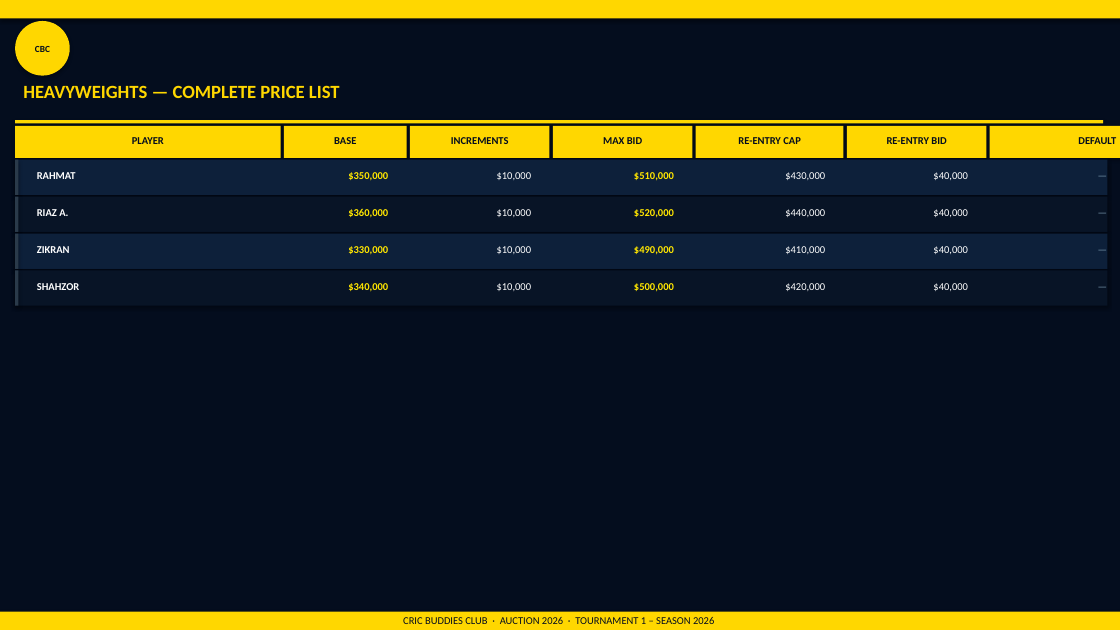
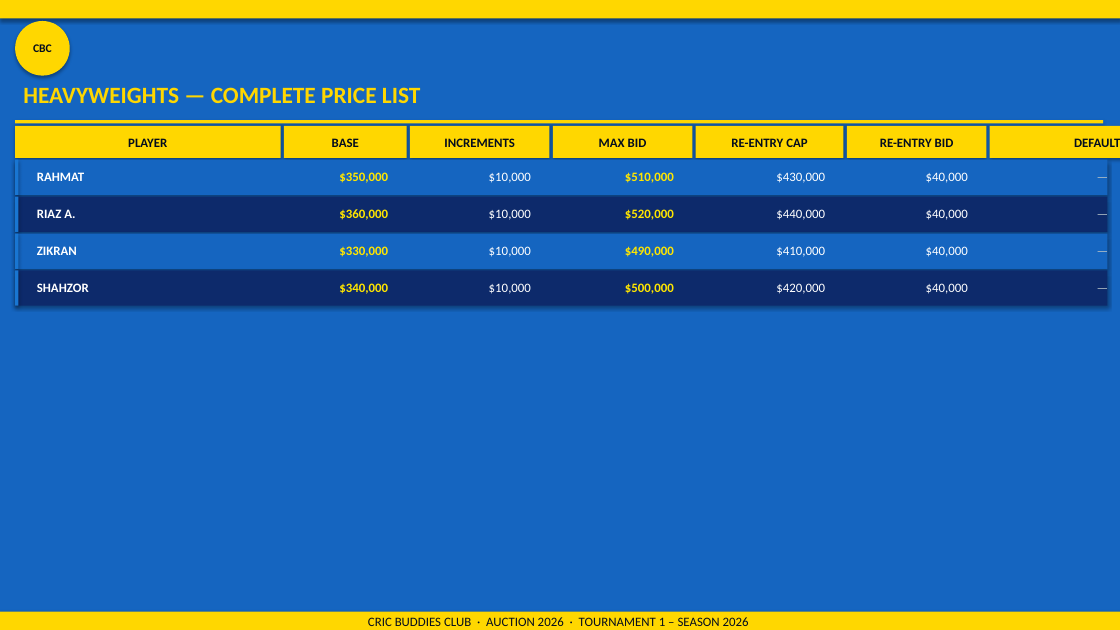
Before and after one commit to minhajz/cbc-storage, a slide deck: slide 56 of cbc-auction-2026.pptx. Drawn at 1120x630 pixels with LibreOffice and Linux fonts; fonts in the diff are those of the drawing. Boxes give left, top, right and bottom in pixels: in the first picture for what was removed or moved away, otherwise in the second. Text is boxed around its words. In the diff, an @@ line names an element or a change of style, - is before the commit and + after.

```diff
--- a/cbc-auction-2026.pptx
+++ b/cbc-auction-2026.pptx
@@ rectangle at [0,0,1120,630]: fill #040D1E to #1565C0 @@
@@ ellipse "CBC" at [15,21,70,76]: size 8 to 10 pt @@
@@ text "HEAVYWEIGHTS — COMPLETE PRICE LIST" at [23,87,420,103]: size 16 to 20 pt @@
@@ rectangle at [15,160,1107,195]: fill #0D203A to #1565C0 @@
@@ rectangle at [15,197,1107,232]: fill #081426 to #0D2A6B @@
@@ rectangle at [15,234,1107,269]: fill #0D203A to #1565C0 @@
@@ fill #2A3A4A to #1976D2 in 4 elements at [15,160,18,195], [15,197,18,232], [15,234,18,269], [15,271,18,306] @@
@@ rectangle at [15,271,1107,306]: fill #081426 to #0D2A6B @@
@@ size 9 to 11 pt, text colour #7896AB to #B0BEC5 in 4 elements at [997,165,1120,190], [997,202,1120,227], [997,239,1120,264], [997,276,1120,301] @@
@@ size 9 to 11 pt in 32 elements at [128,138,167,147], [332,138,359,147], [444,138,515,147], [599,138,647,147], [731,138,807,147], [880,138,954,147], [1074,138,1120,147], [37,172,84,181], [339,172,388,183], [489,172,531,183], [625,172,674,183], [776,172,825,183], [926,172,968,183], [37,209,75,218], [339,209,388,220], [489,209,531,220], [625,209,674,220], [776,209,825,220], [926,209,968,220], [37,246,77,255], [339,246,388,257], [489,246,531,257], [625,246,674,257], [776,246,825,257], [926,246,968,257], [37,283,89,292], [339,283,388,294], [489,283,531,294], [625,283,674,294], [776,283,825,294], [926,283,968,294], [368,617,749,626] @@
```
Also in this commit, not shown: 55 other slides changed, 1 other file.
